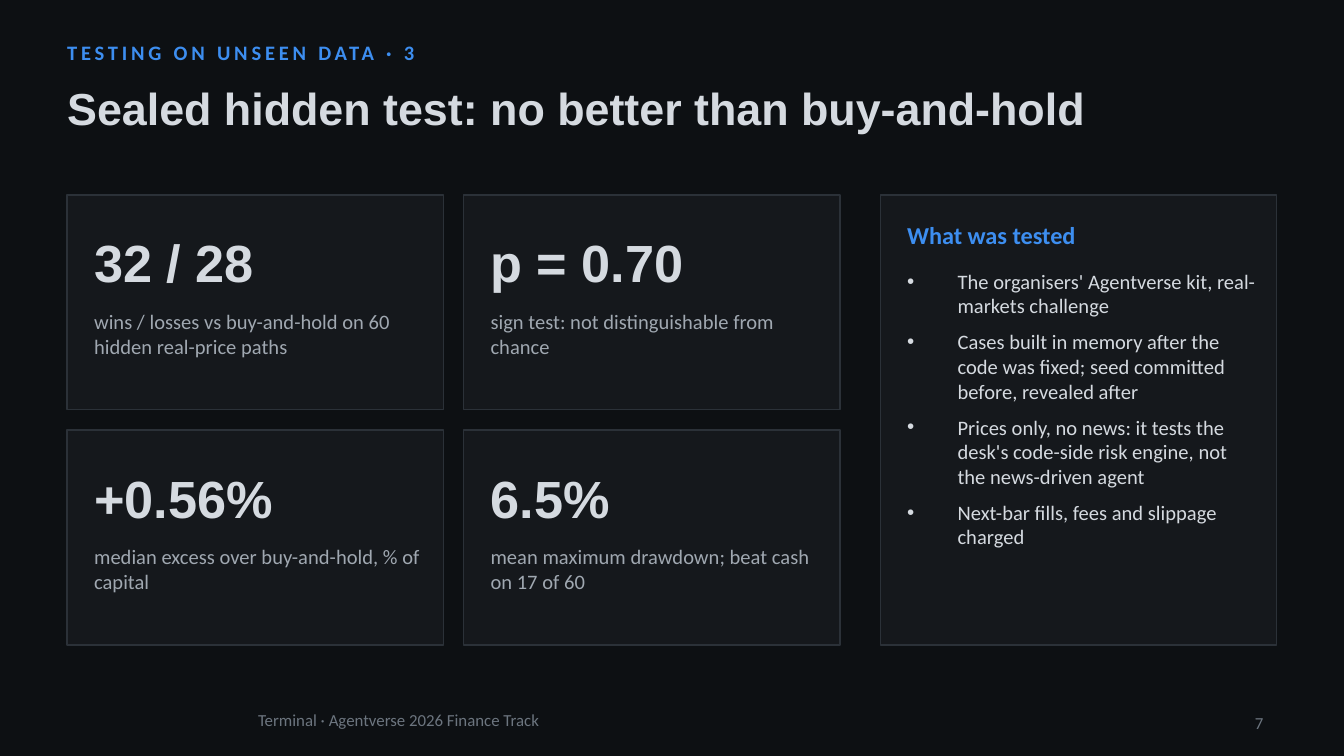
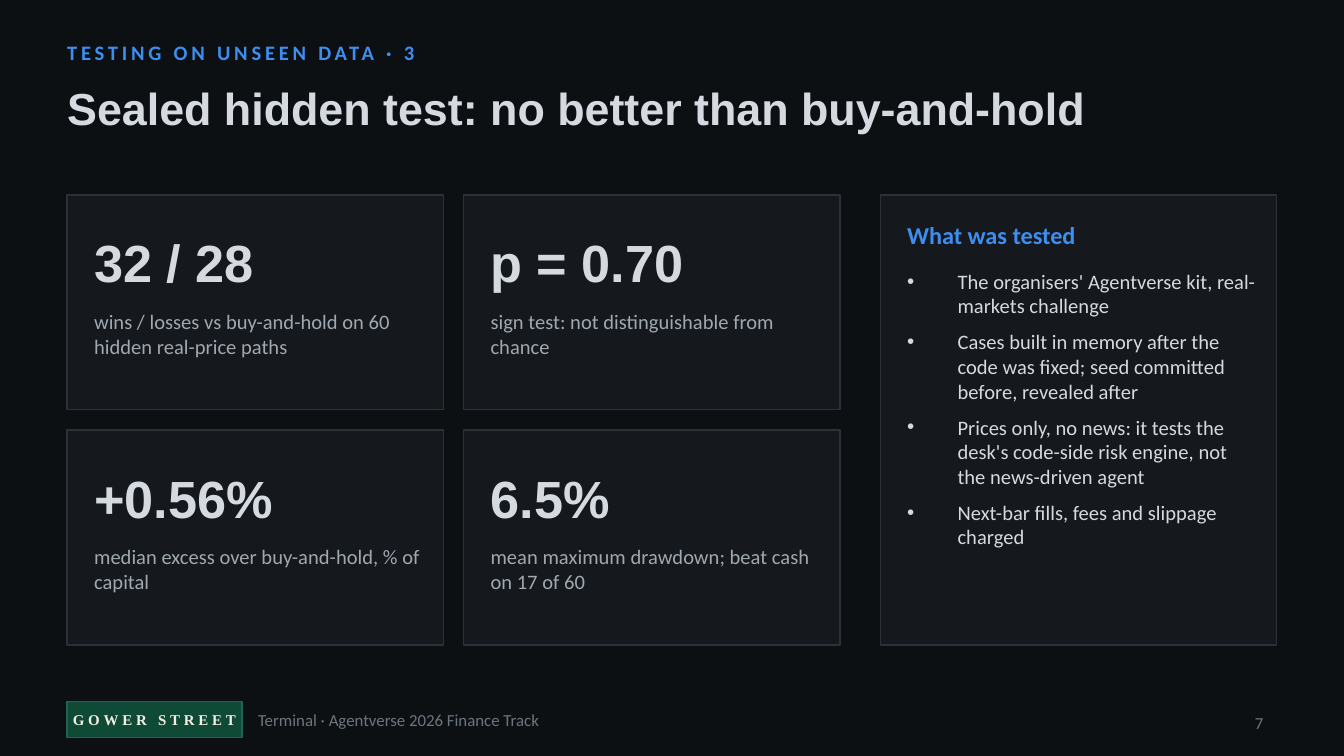
Before and after one commit to itsaminzare/gower-street-terminal, a slide deck: slide 7 of deck/Gower-Street-Terminal-pitch.pptx. Drawn at 1344x756 pixels with LibreOffice and Linux fonts; fonts in the diff are those of the drawing; background and template pictures are left out. Boxes give left, top, right and bottom in pixels: in the first picture for what was removed or moved away, otherwise in the second. Text is boxed around its words. In the diff, an @@ line names an element or a change of style, - is before the commit and + after.

```diff
--- a/deck/Gower-Street-Terminal-pitch.pptx
+++ b/deck/Gower-Street-Terminal-pitch.pptx
@@ rectangle added at (67,702,242,738), fill #0F4A37, outline #1E6650 0.75 pt @@
@@ text added at (73,715,236,725), 8 pt, text #F3EFE4, bold @@
+GOWER STREET
```
Also in this commit, not shown: 10 other slides changed, 10 other files.
